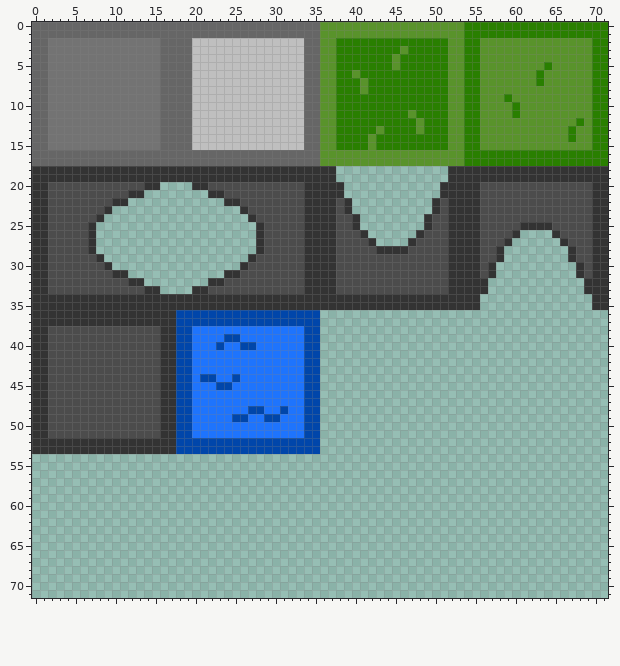
Edited in one commit: sprite sheet (assets/tiles-e.png). Above: the version before the commit.
The file is 72x72 pixels.
Now the later version:
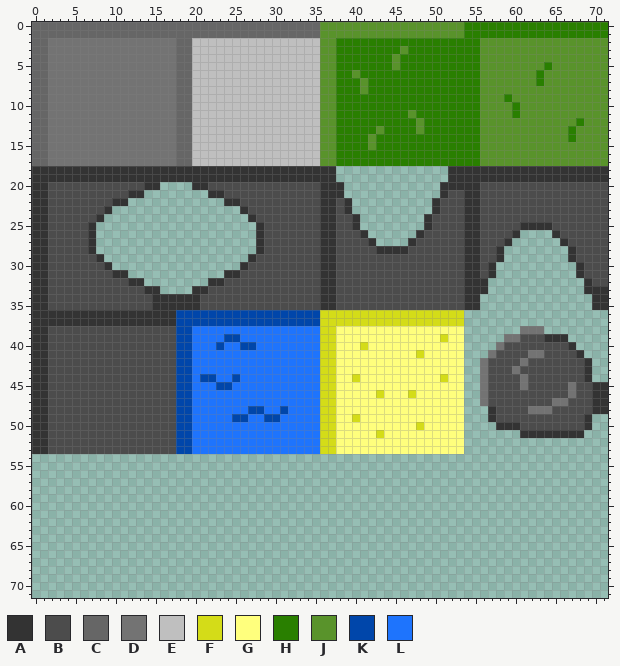
Palette (. is transparent): A #333333  B #4c4c4c  C #666666  D #737373  E #bfbfbf  F #d4dc18  G #ffff7d  H #297f00  J #59932b  K #0046aa  L #1e74fd
Diff:
Changed rows in their new state; - is an unchanged pixel.
first column x 2:
 2 --------------DD----------------EE----------------HH----------------JJ
 3 --------------DD----------------EE----------------HH----------------JJ
 4 --------------DD----------------EE----------------HH----------------JJ
 5 --------------DD----------------EE----------------HH----------------JJ
 6 --------------DD----------------EE----------------HH----------------JJ
 7 --------------DD----------------EE----------------HH----------------JJ
 8 --------------DD----------------EE----------------HH----------------JJ
 9 --------------DD----------------EE----------------HH----------------JJ
10 --------------DD----------------EE----------------HH----------------JJ
11 --------------DD----------------EE----------------HH----------------JJ
12 --------------DD----------------EE----------------HH----------------JJ
13 --------------DD----------------EE----------------HH----------------JJ
14 --------------DD----------------EE----------------HH----------------JJ
15 --------------DD----------------EE----------------HH----------------JJ
16 DDDDDDDDDDDDDDDD--EEEEEEEEEEEEEEEE--HHHHHHHHHHHHHHHH--JJJJJJJJJJJJJJJJ
17 DDDDDDDDDDDDDDDD--EEEEEEEEEEEEEEEE--HHHHHHHHHHHHHHHH--JJJJJJJJJJJJJJJJ
20 --------------------------------BB----------------------------------BB
21 --------------------------------BB----------------BB----------------BB
22 --------------------------------BB----------------BB----------------BB
23 --------------------------------BB----------------BB----------------BB
24 --------------------------------BB----------------BB----------------BB
25 --------------------------------BB----------------BB----------------BB
26 --------------------------------BB----------------BB----------------BB
27 --------------------------------BB----------------BB----------------BB
28 --------------------------------BB----------------BB----------------BB
29 --------------------------------BB----------------BB----------------BB
30 --------------------------------BB----------------BB----------------BB
31 --------------------------------BB----------------BB----------------BB
32 --------------------------------BB----------------BB----------------BB
33 --------------------------------BB----------------BB------------------
34 BBBBBBBBBBBBB------BBBBBBBBBBBBBBB--BBBBBBBBBBBBBBBB------------------
35 BBBBBBBBBBBBB------BBBBBBBBBBBBBBB--BBBBBBBBBBBBBBBB------------------
36 ----------------------------------FFFFFFFFFFFFFFFFFF------------------
37 ----------------------------------FFFFFFFFFFFFFFFFFF------------------
38 --------------BB----------------LLFFGGGGGGGGGGGGGGGG-------DDD--------
39 --------------BB----------------LLFFGGGGGGGGGGGGGFGG-----DDBBBAAA-----
40 --------------BB----------------LLFFGGGFGGGGGGGGGGGG----DBBBBBBBBA----
41 --------------BB----------------LLFFGGGGGGGGGGFGGGGG---DBBBBDDBBBBA---
42 --------------BB----------------LLFFGGGGGGGGGGGGGGGG--DBBBBDBBBBBBBA--
43 --------------BB----------------LLFFGGGGGGGGGGGGGGGG--DBBBDBBBBBBBBA--
44 --------------BB----------------LLFFGGFGGGGGGGGGGFGG--DBBBBDBBBBBBBA--
45 --------------BB----------------LLFFGGGGGGGGGGGGGGGG--DBBBBDBBBBBDBBAA
46 --------------BB----------------LLFFGGGGGFGGGFGGGGGG--DBBBBBBBBBBDBBAA
47 --------------BB----------------LLFFGGGGGGGGGGGGGGGG--DBBBBBBBBDDBBBAA
48 --------------BB----------------LLFFGGGGGGGGGGGGGGGG---ABBBBDDDBBBBBAA
49 --------------BB----------------LLFFGGFGGGGGGGGGGGGG---ABBBBBBBBBBBA--
50 --------------BB----------------LLFFGGGGGGGGGGFGGGGG----AAABBBBBBBBA--
51 --------------BB----------------LLFFGGGGGFGGGGGGGGGG-------AAAAAAAA---
52 BBBBBBBBBBBBBBBB--LLLLLLLLLLLLLLLLFFGGGGGGGGGGGGGGGG------------------
53 BBBBBBBBBBBBBBBB--LLLLLLLLLLLLLLLLFFGGGGGGGGGGGGGGGG------------------
Boxes around the changes in both pictures, in picture pixels (x1, y1, x2, y2):
changed: (48, 38, 608, 454)
